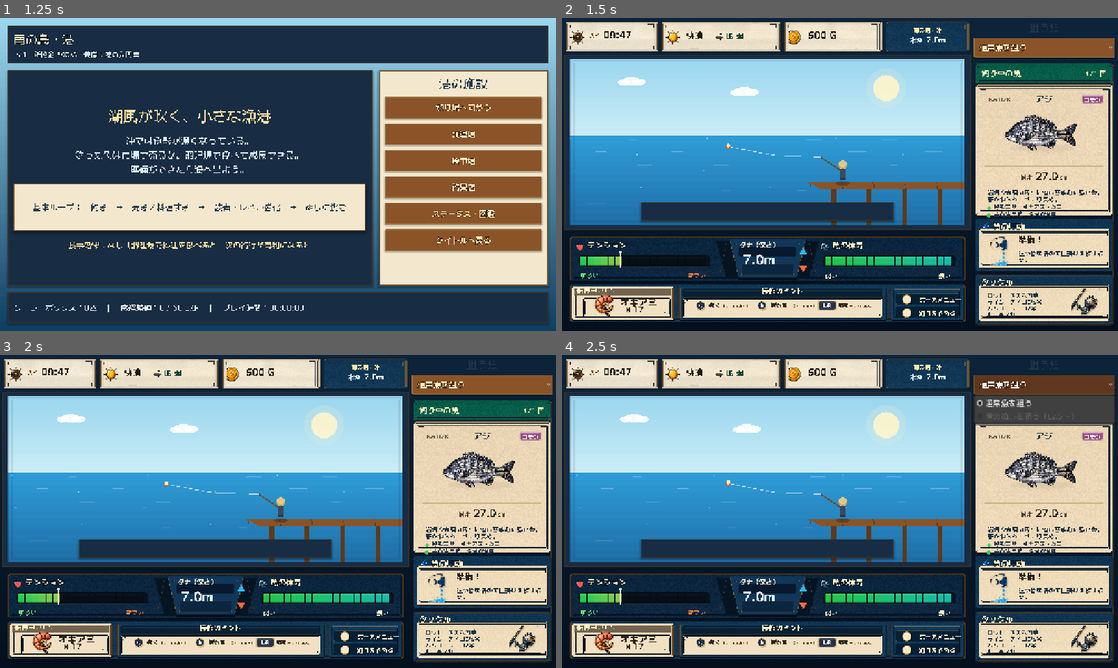
Above: before the commit, frames 1-4 (two rows, left to right).
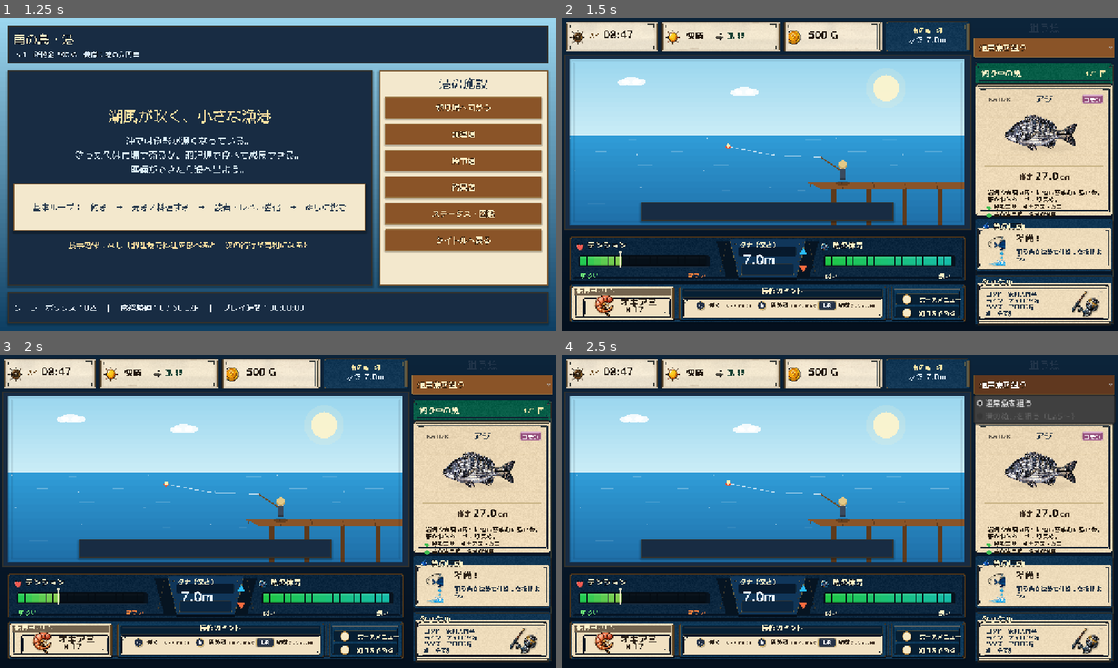
Above: after the commit, the same moments.

Repository: RYUKOU-OKUMURA/tsuri_quest_umi_mvp
Game: Godot game, scene res://scenes/main.tscn
The game is run twice, just before and just after one commit, with the same random seed, the same clock (stepped at 60 frames per second) and the same inputs.
Inputs:
- Up to frame 1 (1.25 s): click "ゲームを始める" at 0.5 s
- Up to frame 2 (1.5 s): click "釣り場へ向かう" at 1.25 s
- Up to frame 3 (2 s): no input
- Up to frame 4 (2.5 s): click "通常魚を狙う" at 2 s

Frame 1 is identical in both runs. In frame 2, 2.8% of the frame differs, in the area x 7-99%, y 3-98%; in frame 3, 2.8%; in frame 4, 2.8%.

Commit message:
Tune underwater fight HUD hint type

Diff:
--- a/src/ui/components/fight_hud.gd
+++ b/src/ui/components/fight_hud.gd
@@ -419,8 +419,8 @@
 	var key_size := 12 if not is_long_key else 10
 	var key_text_w := font.get_string_size(key, HORIZONTAL_ALIGNMENT_LEFT, -1, key_size).x
 	_draw_text(font, key, key_rect.position + Vector2((key_rect.size.x - key_text_w) * 0.5, 15.0), key_size, Color.WHITE, 1)
-	var label_size := 13 if not is_long_key else 12
-	var note_size := 9 if not is_long_key else 8
+	var label_size := 14 if not is_long_key else 13
+	var note_size := 10 if not is_long_key else 9
 	var label_pos := key_rect.position + Vector2(key_rect.size.x + (7.0 if not is_long_key else 5.0), 15.0)
 	_draw_text(font, label, label_pos, label_size, Color("#2b2117"), 0)
 	var note_font := FightFontsScript.regular(get_theme_default_font())
@@ -428,12 +428,12 @@
 	if not is_long_key:
 		note_text = "（%s）" % note_text
 	var label_w := font.get_string_size(label, HORIZONTAL_ALIGNMENT_LEFT, -1, label_size).x
-	var note_pos := label_pos + Vector2(label_w + (3.0 if not is_long_key else 2.0), 0.0)
+	var note_pos := label_pos + Vector2(label_w + 2.0, 0.0)
 	var available_w := rect.end.x - note_pos.x - 2.0
 	var note_w := note_font.get_string_size(note_text, HORIZONTAL_ALIGNMENT_LEFT, -1, note_size).x
 	if note_w > available_w:
-		note_size = max(7, note_size - 1)
-	_draw_text(note_font, note_text, note_pos, note_size, Color("#513b20"), 0)
+		note_size = max(8, note_size - 1)
+	_draw_text(note_font, note_text, note_pos, note_size, Color("#3f2f22"), 0)
 
 
 func _draw_key_row(font: Font, pos: Vector2, key: String, label: String) -> void:
--- a/src/ui/components/fight_sidebar.gd
+++ b/src/ui/components/fight_sidebar.gd
@@ -165,7 +165,7 @@
 	_draw_text(font, "魚の行動", rect.position + Vector2(title_x, 25.0), 18, Palette.TEXT_BONE, 2 if _sidebar_frame != null else 3)
 	var body := Rect2(rect.position + Vector2(10.0, 33.0), rect.size - Vector2(20.0, 42.0))
 	if _sidebar_frame != null:
-		body = Rect2(rect.position + Vector2(12.5, rect.size.y * 0.195), rect.size - Vector2(25.0, rect.size.y * 0.250))
+		body = Rect2(rect.position + Vector2(8.5, rect.size.y * 0.170), rect.size - Vector2(17.0, rect.size.y * 0.205))
 	else:
 		_draw_panel(body, Color("#f3e8cd"), Palette.WOOD_DARK, Palette.GOLD)
 	var action := "待機"
@@ -191,7 +191,7 @@
 	_draw_text(font, "タックル", rect.position + Vector2(14.0, 24.0), 18, Palette.TEXT_BONE, 2 if _sidebar_frame != null else 3)
 	var body := Rect2(rect.position + Vector2(10.0, 32.0), rect.size - Vector2(20.0, 38.0))
 	if _sidebar_frame != null:
-		body = Rect2(rect.position + Vector2(12.5, rect.size.y * 0.193), rect.size - Vector2(25.0, rect.size.y * 0.276))
+		body = Rect2(rect.position + Vector2(8.5, rect.size.y * 0.167), rect.size - Vector2(17.0, rect.size.y * 0.209))
 	else:
 		_draw_panel(body, Palette.PARCHMENT, Palette.WOOD_DARK, Palette.GOLD)
 	var rod_name := _short_rod_name(String(trip_stats.get("rod_name", "港の入門竿")))
@@ -263,9 +263,9 @@
 	var label := "推定"
 	var number := "%.1f" % value
 	var unit := " cm"
-	var label_size := 14
-	var number_size := 23
-	var unit_size := 14
+	var label_size := 15
+	var number_size := 24
+	var unit_size := 15
 	var gap := 6.0
 	var label_w := regular_font.get_string_size(label, HORIZONTAL_ALIGNMENT_LEFT, -1, label_size).x
 	var number_w := font.get_string_size(number, HORIZONTAL_ALIGNMENT_LEFT, -1, number_size).x
@@ -273,11 +273,11 @@
 	var total_w := label_w + gap + number_w + unit_w
 	var x := rect.position.x + (rect.size.x - total_w) * 0.5
 	var baseline := rect.position.y + 25.0
-	_draw_text(regular_font, label, Vector2(x, baseline - 1.0), label_size, Color("#4d3c2c"), 0)
+	_draw_text(regular_font, label, Vector2(x, baseline - 1.0), label_size, Color("#3f2f22"), 0)
 	x += label_w + gap
-	_draw_text(font, number, Vector2(x, baseline), number_size, Color("#2b2117"), 0)
+	_draw_text(font, number, Vector2(x, baseline), number_size, Color("#21170f"), 0)
 	x += number_w
-	_draw_text(regular_font, unit, Vector2(x, baseline - 1.0), unit_size, Color("#4d3c2c"), 0)
+	_draw_text(regular_font, unit, Vector2(x, baseline - 1.0), unit_size, Color("#3f2f22"), 0)
 
 
 func _draw_wrapped(
@@ -334,17 +334,17 @@
 func _draw_info_paragraph(font: Font, text: String, pos: Vector2, max_width: float) -> void:
 	var font_size := 14
 	var gap := 16.0 if _sidebar_frame != null else float(font_size + 3)
-	_draw_wrapped(font, text, pos, max_width, font_size, Palette.TEXT_DARK, 2, gap)
+	_draw_wrapped(font, text, pos, max_width, font_size, Color("#24190f"), 2, gap)
 
 
 func _draw_detail_line(font: Font, text: String, pos: Vector2, max_width: float) -> void:
-	draw_circle(pos + Vector2(3.0, 10.0), 4.1 if _sidebar_frame != null else 4.3, Color("#49c75a"))
+	draw_circle(pos + Vector2(3.0, 10.0), 4.4 if _sidebar_frame != null else 4.3, Color("#3fbd50"))
 	var font_size := 14
 	if _sidebar_frame != null:
 		font_size = 13
 	elif max_width < 260.0:
 		font_size = 13
-	_draw_wrapped(font, text, pos + Vector2(15.0, -1.0), max_width - 15.0, font_size, Palette.TEXT_DARK, 1)
+	_draw_wrapped(font, text, pos + Vector2(15.0, -1.0), max_width - 15.0, font_size, Color("#24190f"), 1)
 
 
 func _draw_rarity_tag(font: Font, rect: Rect2, rarity: String) -> void:
--- a/src/ui/components/fight_status_bar.gd
+++ b/src/ui/components/fight_status_bar.gd
@@ -96,11 +96,11 @@
 	if not dark and title == "AM":
 		var am_y := rect.position.y + rect.size.y * 0.54
 		_draw_text_clipped(regular_font, title, Vector2(text_x - 2.0, am_y), 14, title_color, max_width, outline)
-		_draw_text_clipped(font, body, Vector2(text_x + 29.0, am_y + 1.0), 22, body_color, max_width - 29.0, outline)
+		_draw_text_clipped(font, body, Vector2(text_x + 29.0, am_y + 1.0), 23, body_color, max_width - 29.0, outline)
 		return
 	if not dark and title == "快晴":
 		var inline_y := rect.position.y + rect.size.y * 0.57
-		_draw_text_clipped(font, title, Vector2(text_x - 1.0, inline_y), 19, body_color, max_width, outline)
+		_draw_text_clipped(font, title, Vector2(text_x - 1.0, inline_y), 20, body_color, max_width, outline)
 		var wind_icon_size := 21.0
 		var wind_x := text_x + 66.0
 		_draw_top_sheet_icon(
@@ -108,20 +108,20 @@
 			Rect2(Vector2(wind_x, rect.position.y + (rect.size.y - wind_icon_size) * 0.5 + 1.0), Vector2(wind_icon_size, wind_icon_size)),
 			Color(1.0, 1.0, 1.0, 0.92)
 		)
-		_draw_text_clipped(font, body, Vector2(wind_x + 26.0, inline_y), 17, Color("#173f32"), max_width - (wind_x - text_x) - 26.0, outline)
+		_draw_text_clipped(font, body, Vector2(wind_x + 26.0, inline_y), 18, Color("#173f32"), max_width - (wind_x - text_x) - 26.0, outline)
 		return
 	if not dark and title == "所持金":
 		var amount_y := rect.position.y + rect.size.y * 0.57
-		_draw_text_clipped(font, body, Vector2(text_x - 1.0, amount_y), 22, body_color, max_width + 2.0, outline)
+		_draw_text_clipped(font, body, Vector2(text_x - 1.0, amount_y), 23, body_color, max_width + 2.0, outline)
 		return
 	_draw_text_clipped(font, title, Vector2(text_x, title_y), title_size, title_color, max_width, outline)
 	_draw_text_clipped(font, body, Vector2(text_x, body_y), body_size, body_color, max_width, outline)
 
 
 func _draw_centered_dark_slot(font: Font, regular_font: Font, rect: Rect2, title: String, body: String) -> void:
-	var title_size := 13
-	var depth_label_size := 15
-	var depth_value_size := 18
+	var title_size := 14
+	var depth_label_size := 16
+	var depth_value_size := 19
 	var title_width := font.get_string_size(title, HORIZONTAL_ALIGNMENT_LEFT, -1, title_size).x
 	_draw_text_clipped(
 		font,
Binary file changed: assets/showcase/underwater/sidebar_frame.png
Not shown, changed: design-qa.md
Not shown, changed: docs/11_underwater_fight_showcase.md
Not shown, changed: tools/build_fight_hud_static_compare.py
Not shown, changed: tools/build_fight_sidebar_static_compare.py
Not shown, changed: tools/build_fight_top_status_static_compare.py
Not shown, changed: tools/generate_underwater_ui_frame_assets.py
